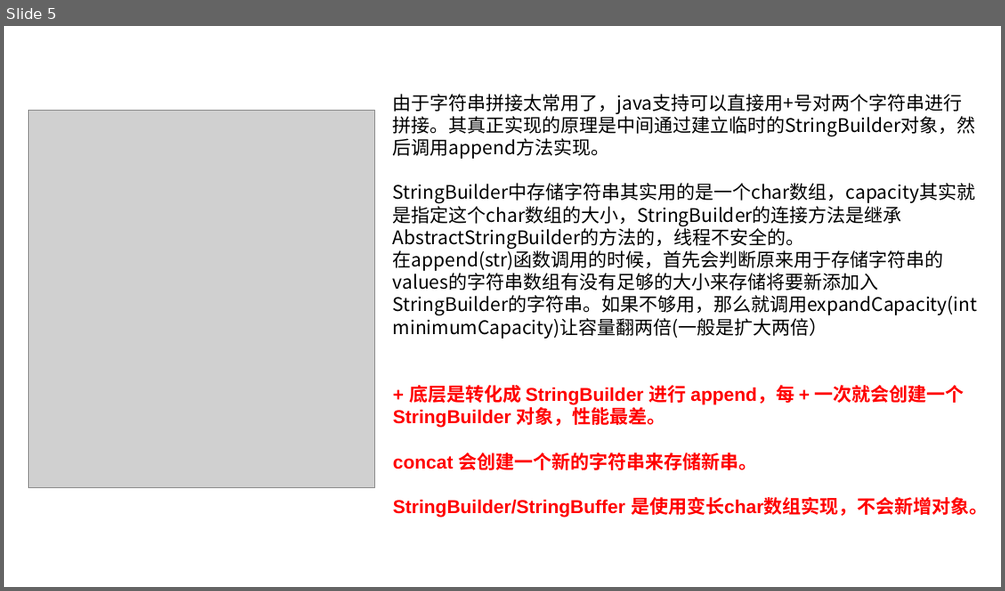
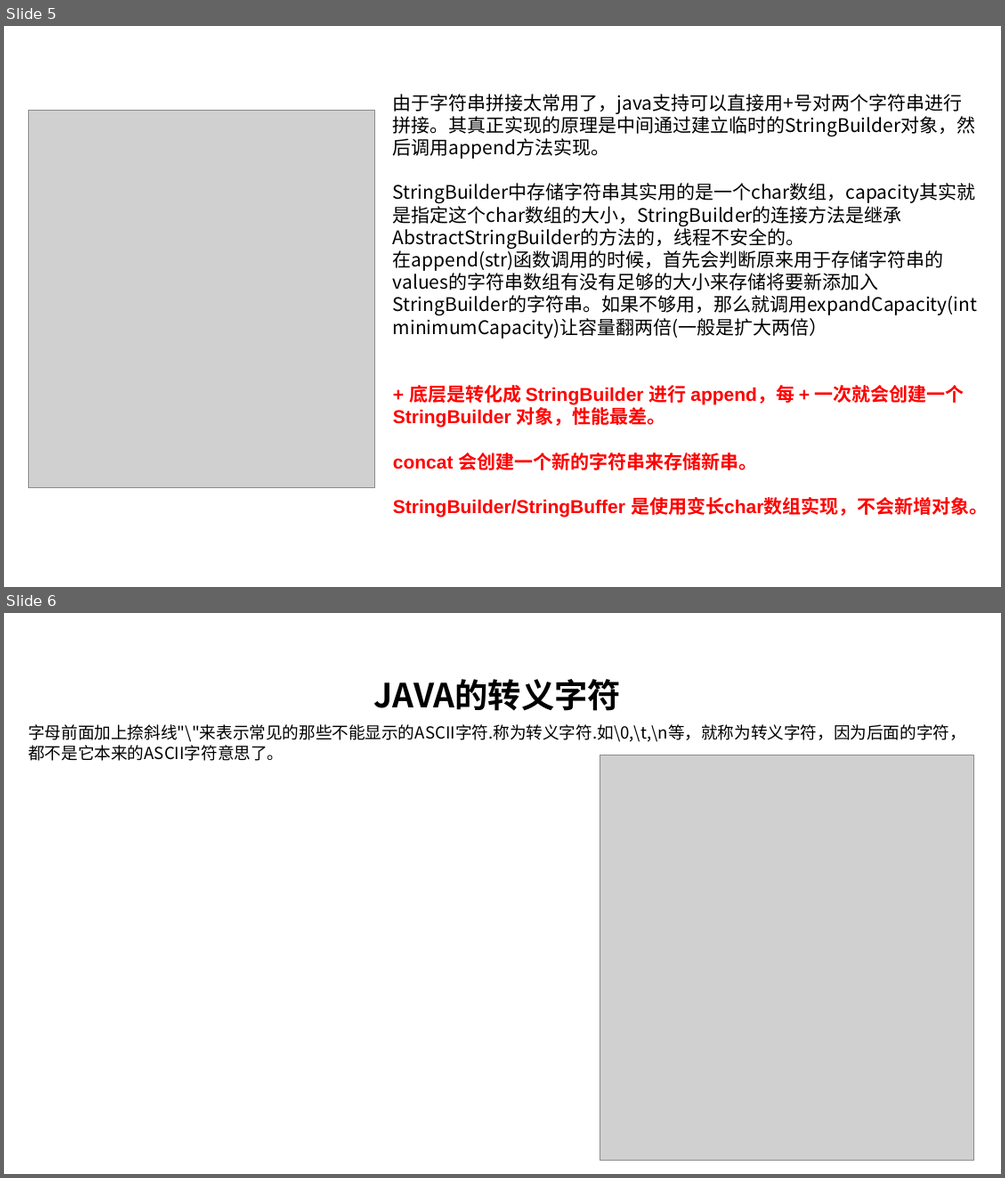
Before and after one commit to linkknown/PPT, a slide deck: 基础PPT/第4章：Java字符串详解.pptx. Shown one above the other, each under a label of ours: slide 5 before the commit, slides 5 and 6 after it. The pictures are 1005x591 and 1005x1178 pixels, drawn with LibreOffice and Linux fonts; fonts in the diff are those of the drawing; grey boxes stand for pictures; background and template pictures are left out. Boxes give left, top, right and bottom in pixels: in the first picture for what was removed or moved away, otherwise in the second. Text is boxed around its words. In the diff, an @@ line names an element or a change of style, - is before the commit and + after.

```diff
--- a/基础PPT/第4章：Java字符串详解.pptx
+++ b/基础PPT/第4章：Java字符串详解.pptx
@@ slide 6 added at <box>4,613,1001,1174</box>, background picture (left out) @@
@@ text added at <box>374,679,622,711</box>, 32 pt, text #000000, bold @@
+JAVA的转义字符
@@ text added at <box>28,724,966,761</box>, 16 pt, text #000000 @@
+字母前面加上捺斜线"\"来表示常见的那些不能显示的ASCII字符.称为转义字符.如\0,\t,\n等，就称为转义字符，因为后面的字符，都不是它本来的ASCII字符意思了。
@@ picture added at <box>600,755,974,1160</box> @@
```
Also in this commit, not shown: 1 slide changed.
